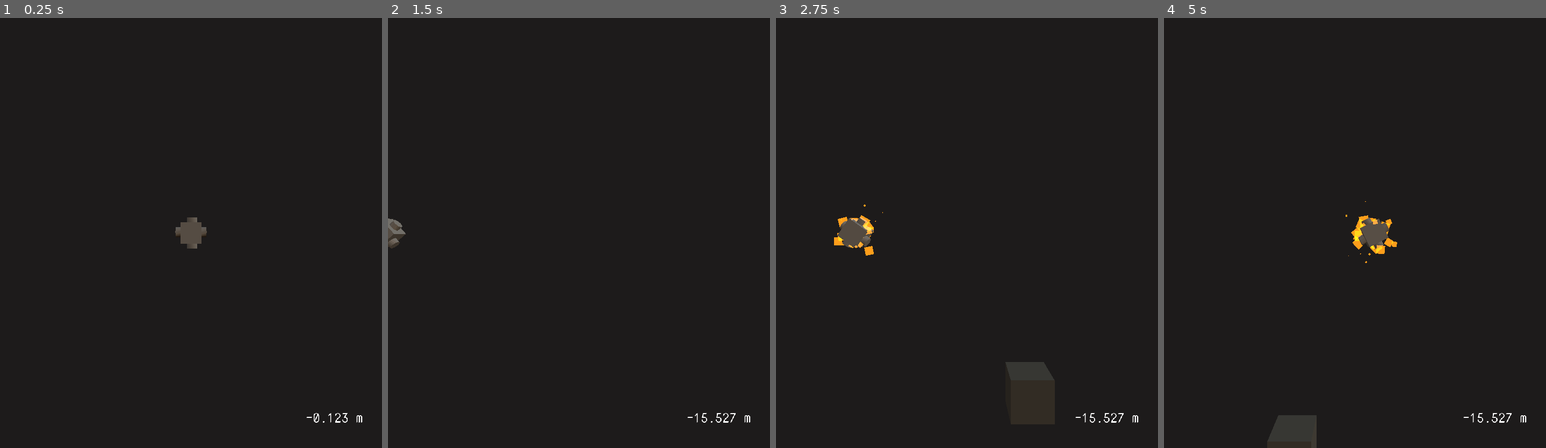
Above: before the commit, frames 1-4 (left to right).
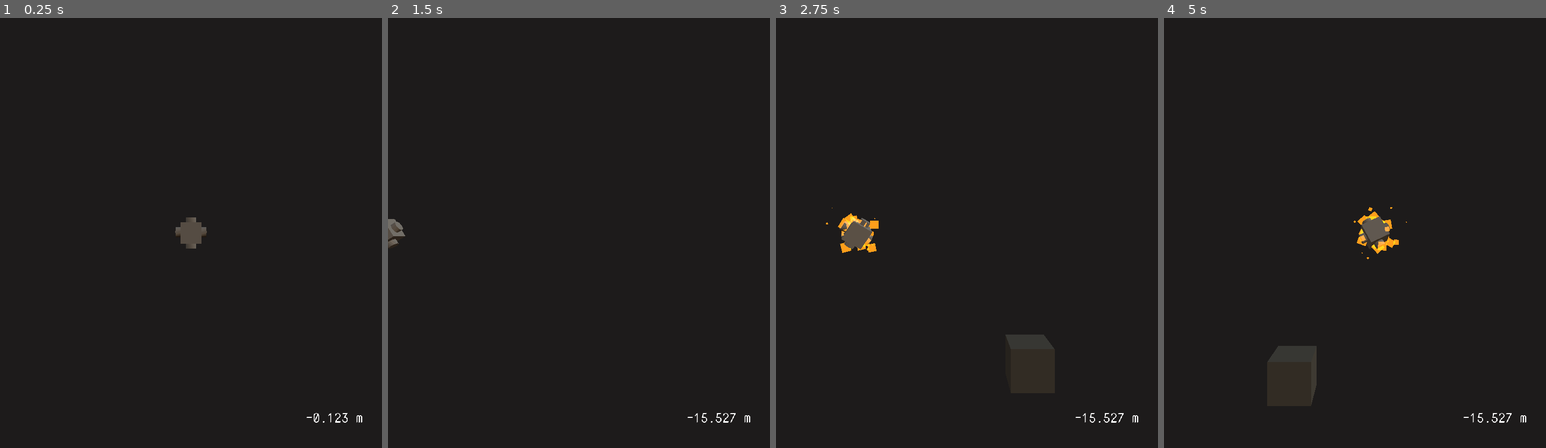
Above: after the commit, the same moments.

Repository: marksteve/SudoXE
Game: Godot game, scene res://Main.tscn
Two runs of this game, one before a commit and one after it. Both use one fixed random seed, a clock stepped at 60 frames per second and the inputs below.
Inputs:
- Up to frame 1 (0.25 s): no input
- Up to frame 2 (1.5 s): tap Enter at 0.5 s; hold Right (ui_right) 0.53-1.28 s; hold Down (ui_down) from 1.28 s (still down)
- Up to frame 3 (2.75 s): release Down (ui_down) at 2.03 s; hold Right (ui_right) from 2.03 s (still down)
- Up to frame 4 (5 s): release Right (ui_right) at 2.78 s; hold Up (ui_up) 2.78-3.53 s; hold Left (ui_left) from 3.53 s (still down)

The runs differ from the first frame. In frame 1, less than 0.1% of the frame differs, in the area x 48-52%, y 46-54%; in frame 2, less than 0.1%; in frame 3, 0.8%; in frame 4, 1.7%, in the area x 27-64%, y 42-100%.

Commit message:
Adjust rocket position

Diff:
--- a/Main.tscn
+++ b/Main.tscn
@@ -77,7 +77,7 @@
 draw_pass_1 = SubResource( 4 )
 
 [node name="TopRocket" type="CSGCylinder" parent="Ship"]
-transform = Transform( -1, 8.74228e-08, 0, -8.74228e-08, -1, 0, 0, 0, 1, 0.1, 1.25, 0 )
+transform = Transform( -1, 8.74228e-08, 0, -8.74228e-08, -1, 0, 0, 0, 1, 0, 1.25, 0 )
 radius = 0.5
 height = 0.5
 
@@ -103,7 +103,7 @@
 draw_pass_1 = SubResource( 4 )
 
 [node name="BottomRocket" type="CSGCylinder" parent="Ship"]
-transform = Transform( 1, 0, 0, 0, 1, 0, 0, 0, 1, 0.1, -1.25, 0 )
+transform = Transform( 1, 0, 0, 0, 1, 0, 0, 0, 1, 0, -1.25, 0 )
 radius = 0.5
 height = 0.5
 
--- a/Ship.gd
+++ b/Ship.gd
@@ -15,9 +15,9 @@
 		return
 
 	if Input.is_action_pressed("ui_up"):
-		apply_impulse(apply_rotation(Vector3(0.1, -1.25, 0)), apply_rotation(Vector3(0, -BOOST, 0)))
+		apply_impulse(apply_rotation(Vector3(0, -1.25, 0)), apply_rotation(Vector3(0, -BOOST, 0)))
 	elif Input.is_action_pressed("ui_down"):
-		apply_impulse(apply_rotation(Vector3(0.1, 1.25, 0)), apply_rotation(Vector3(0, BOOST, 0)))
+		apply_impulse(apply_rotation(Vector3(0, 1.25, 0)), apply_rotation(Vector3(0, BOOST, 0)))
 
 	if Input.is_action_pressed("ui_right"):
 		apply_impulse(apply_rotation(Vector3(1.25, 0.1, 0)), apply_rotation(Vector3(-BOOST, 0, 0)))
